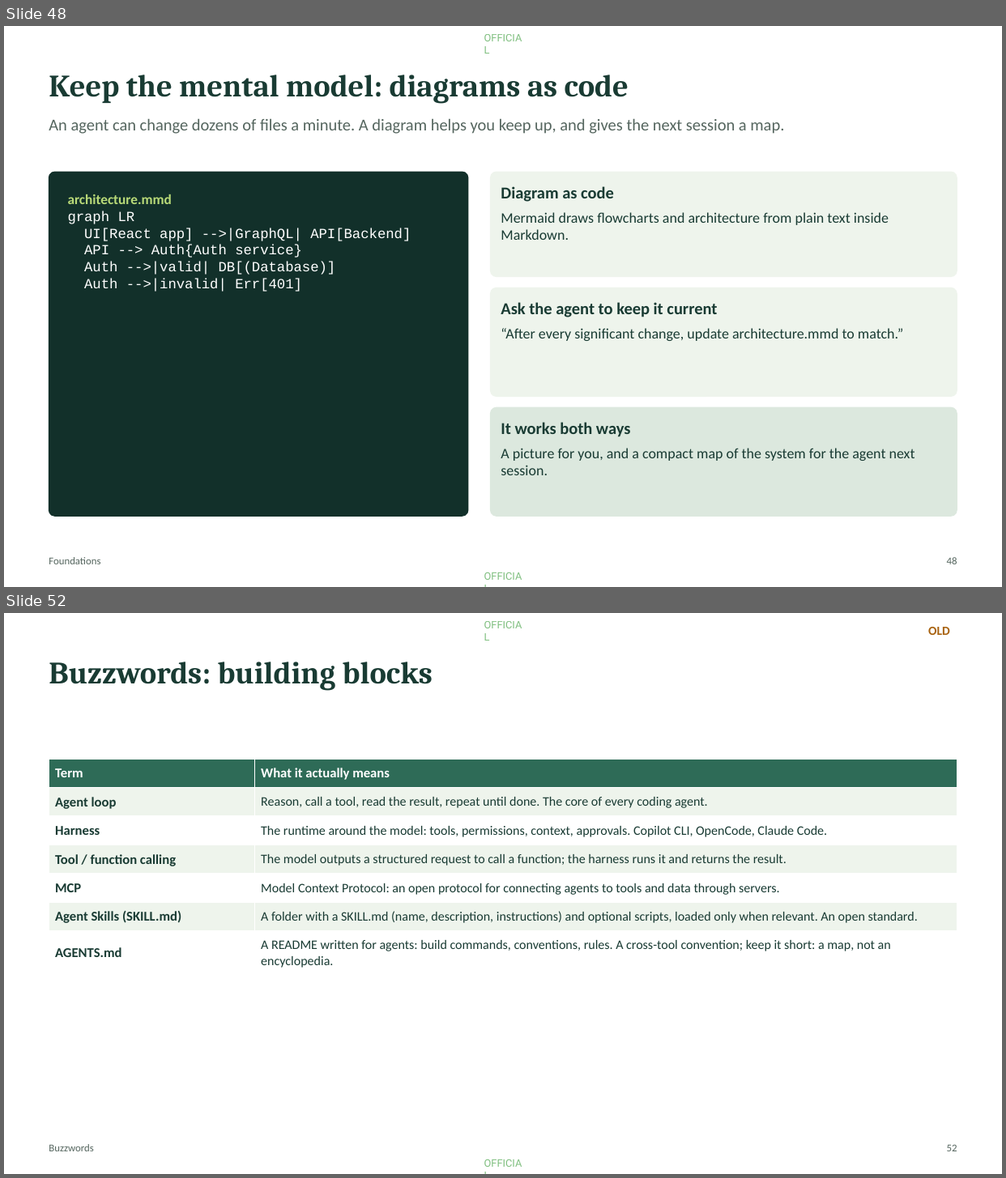
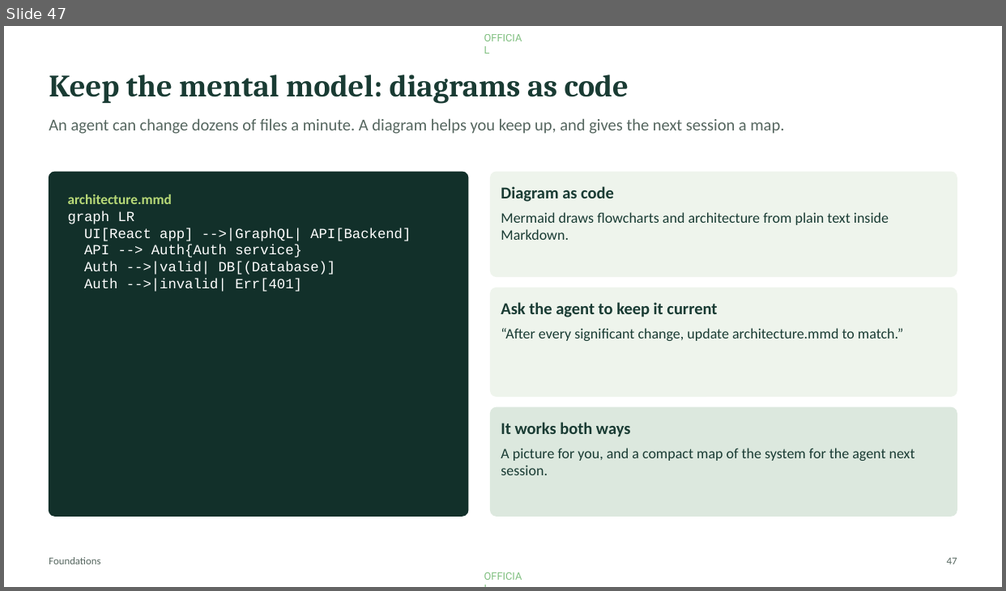
Before and after one commit to Moshe36/ai-developer-toolkit, a slide deck: workshop/agentic-workshop.pptx. Shown one above the other, each under a label of ours: slides 48 and 52 before the commit, slide 47 after it; the slides between them are not shown. The pictures are 1006x1178 and 1006x591 pixels, drawn with LibreOffice and Linux fonts; fonts in the diff are those of the drawing. Boxes give left, top, right and bottom in pixels: in the first picture for what was removed or moved away, otherwise in the second. Text is boxed around its words. In the diff, an @@ line names an element or a change of style, - is before the commit and + after.

```diff
--- a/workshop/agentic-workshop.pptx
+++ b/workshop/agentic-workshop.pptx
@@ slide 52 removed at [4,613,1002,1174], background #FFFFFF; not listed: 2 template elements that a slide beside it also shows @@
@@ text removed at [928,627,950,635] @@
-OLD
@@ text removed at [49,662,432,691] @@
-Buzzwords: building blocks
@@ table removed at [49,759,957,974], 7 rows, 2 columns @@
-Term | What it actually means
-Agent loop | Reason, call a tool, read the result, repeat until done. The core of every coding agent.
-Harness | The runtime around the model: tools, permissions, context, approvals. Copilot CLI, OpenCode, Claude Code.
-Tool / function calling | The model outputs a structured request to call a function; the harness runs it and returns the result.
-MCP | Model Context Protocol: an open protocol for connecting agents to tools and data through servers.
-Agent Skills (SKILL.md) | A folder with a SKILL.md (name, description, instructions) and optional scripts, loaded only when relevant. An open standard.
-AGENTS.md | A README written for agents: build commands, conventions, rules. A cross-tool convention; keep it short: a map, not an encyclopedia.
@@ text removed at [49,1144,93,1152] @@
-Buzzwords
@@ page number removed at [947,1144,957,1152] @@
-52
@@ what was slide 48 is now slide 47 @@
@@ page number at [947,558,957,565]: text changed @@
-48
+47
```
Also in this commit, not shown: 9 slides changed, 25 slides added, 15 other slides removed, 2 other files.
